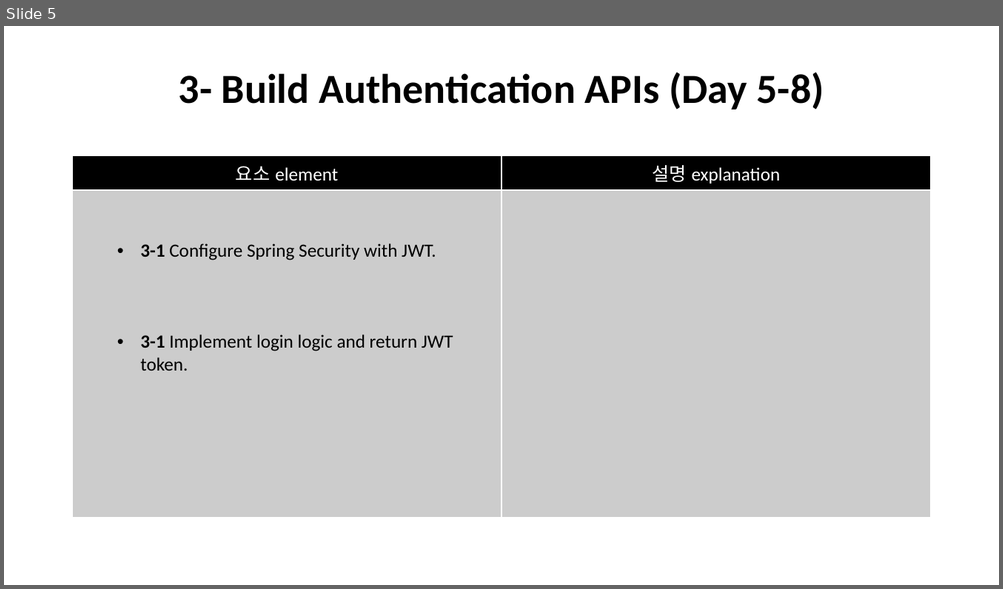
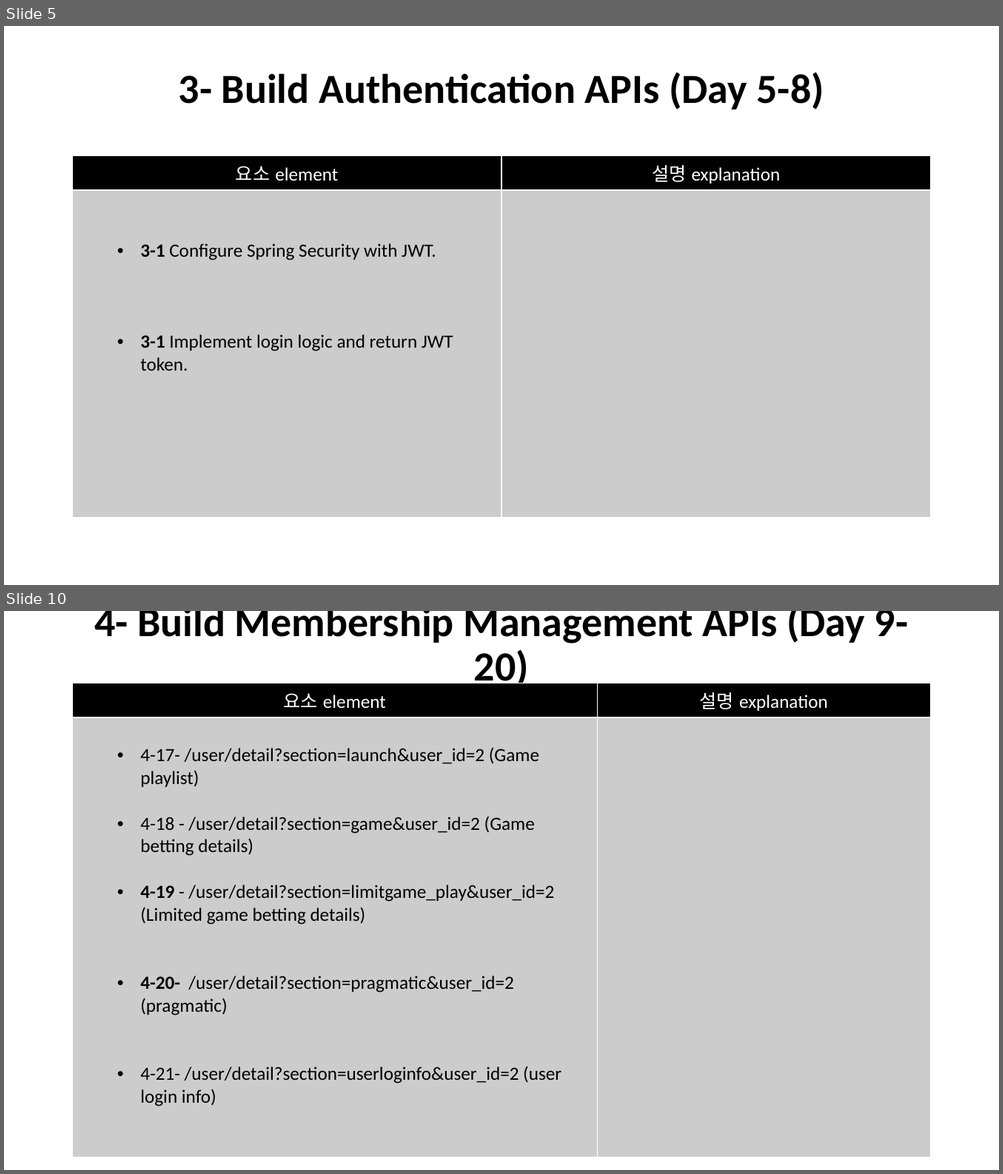
Before and after one commit to javaman37/garnet, a slide deck: src/main/resources/AdminPagePlanning.pptx. Shown one above the other, each under a label of ours: slide 5 before the commit, slides 5 and 10 after it; the slides between them are not shown. The pictures are 1003x589 and 1003x1174 pixels, drawn with LibreOffice and Linux fonts; fonts in the diff are those of the drawing. Boxes give left, top, right and bottom in pixels: in the first picture for what was removed or moved away, otherwise in the second. Text is boxed around its words. In the diff, an @@ line names an element or a change of style, - is before the commit and + after.

Commit message:
-add more user APIs(4-11->4-21),update plan

```diff
--- a/src/main/resources/AdminPagePlanning.pptx
+++ b/src/main/resources/AdminPagePlanning.pptx
@@ slide 10 added at (x1=4, y1=611, x2=999, y2=1170), background #FFFFFF @@
@@ title added at (x1=94, y1=611, x2=908, y2=690), 40 pt, text #000000, bold @@
+4- Build Membership Management APIs (Day 9-20)
@@ table added at (x1=73, y1=684, x2=930, y2=1146), 2 rows, 2 columns @@
+요소 element | 설명 explanation
+4-17- /user/detail?section=launch&user_id=2 (Game playlist) / 4-18 - /user/detail?section=game&user_id=2 (Game betting details) / 4-19 - /user/detail?section=limitgame_play&user_id=2 (Limited game betting details) / 4-20- /user/detail?section=pragmatic&user_id=2 (pragmatic) / 4-21- /user/detail?section=userloginfo&user_id=2 (user login info) | 
```
Also in this commit, not shown: 23 slides changed, 2 other slides added, 1 other file.
